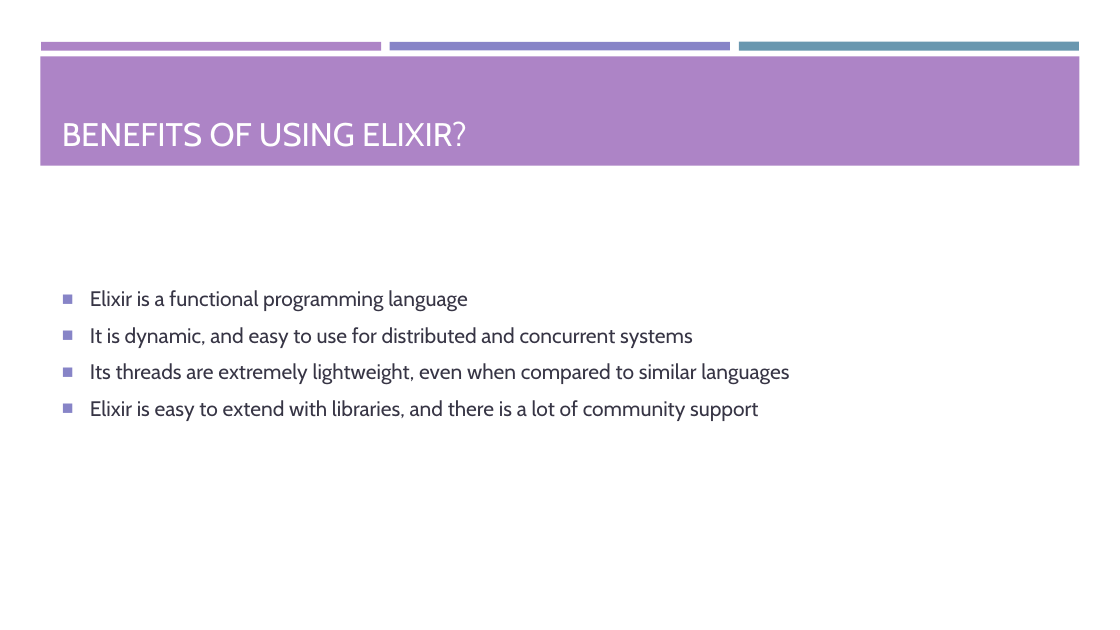
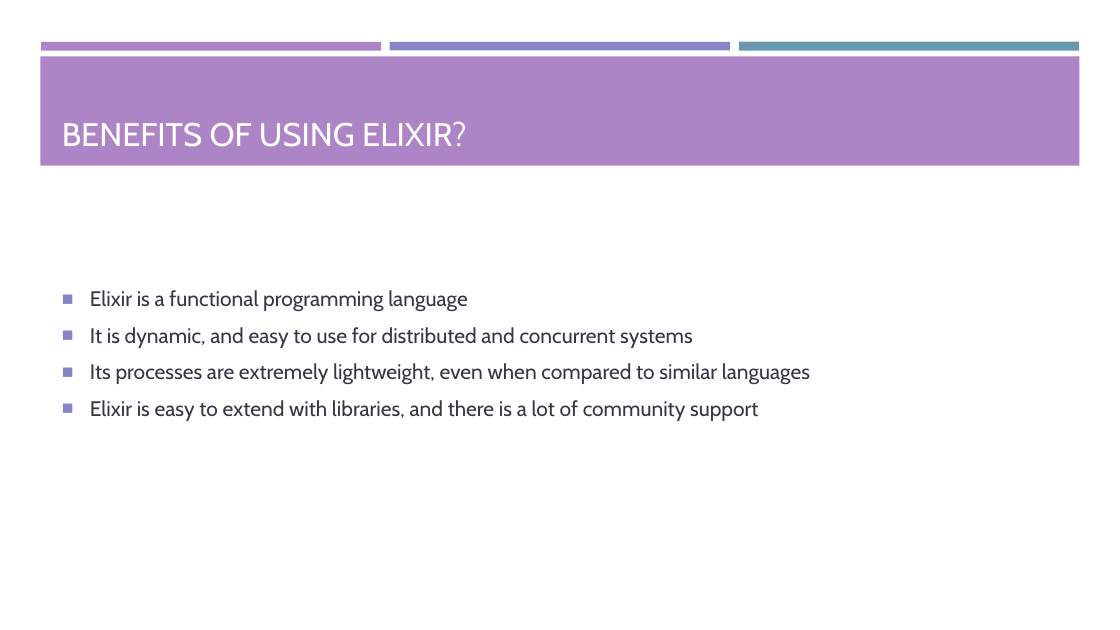
Before and after one commit to Tyl13/CS1645-Project, a slide deck: slide 2 of Presentation.pptx. Drawn at 1120x630 pixels with LibreOffice and Linux fonts; fonts in the diff are those of the drawing. Boxes give left, top, right and bottom in pixels: in the first picture for what was removed or moved away, otherwise in the second. Text is boxed around its words. In the diff, an @@ line names an element or a change of style, - is before the commit and + after.

```diff
--- a/Presentation.pptx
+++ b/Presentation.pptx
@@ text at (x1=90, y1=363, x2=810, y2=385): text changed @@
-■ Its threads are extremely lightweight, even when compared to similar languages
+■ Its processes are extremely lightweight, even when compared to similar languages
```
Also in this commit, not shown: 5 other slides changed, 12 slides added, 1 slide removed.
